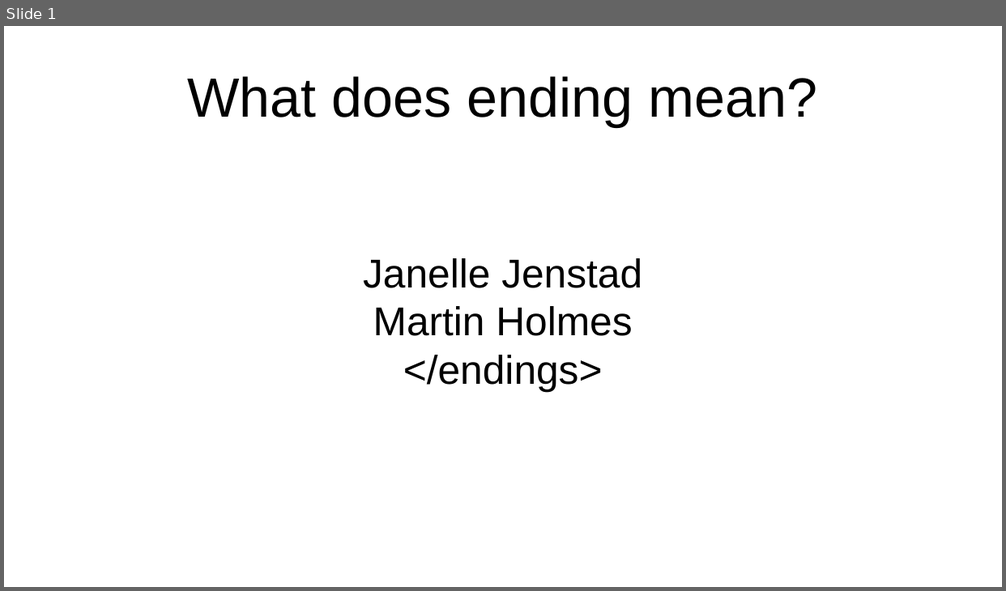
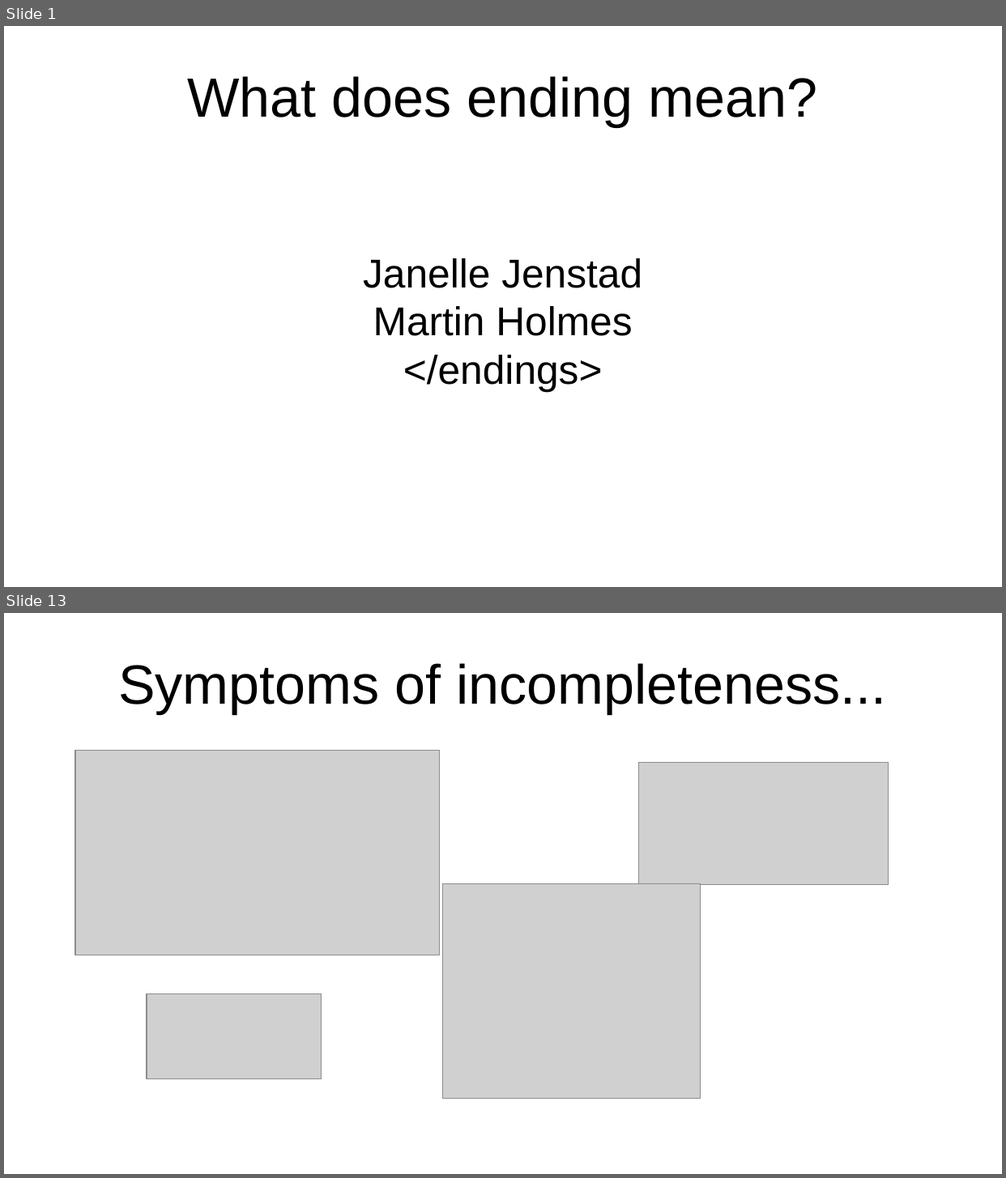
Before and after one commit to projectEndings/Endings, a slide deck: presentations/dhsi2019/what_does_ending_mean.odp. Shown one above the other, each under a label of ours: slide 1 before the commit, slides 1 and 13 after it; the slides between them are not shown. The pictures are 1006x591 and 1006x1178 pixels, drawn with LibreOffice and Linux fonts; fonts in the diff are those of the drawing; grey boxes stand for pictures; background and template pictures are left out. Boxes give left, top, right and bottom in pixels: in the first picture for what was removed or moved away, otherwise in the second. Text is boxed around its words. In the diff, an @@ line names an element or a change of style, - is before the commit and + after.

```diff
--- a/presentations/dhsi2019/what_does_ending_mean.odp
+++ b/presentations/dhsi2019/what_does_ending_mean.odp
@@ slide 13 added at [4,613,1002,1174], background #FFFFFF @@
@@ title added at [118,663,886,714], 44 pt, text #000000 @@
+Symptoms of incompleteness...
@@ picture added at [75,751,440,956] @@
@@ picture added at [639,762,888,884] @@
@@ picture added at [442,884,701,1098] @@
@@ picture added at [147,995,321,1080] @@
```
Also in this commit, not shown: 21 other slides added, 12 other files.
